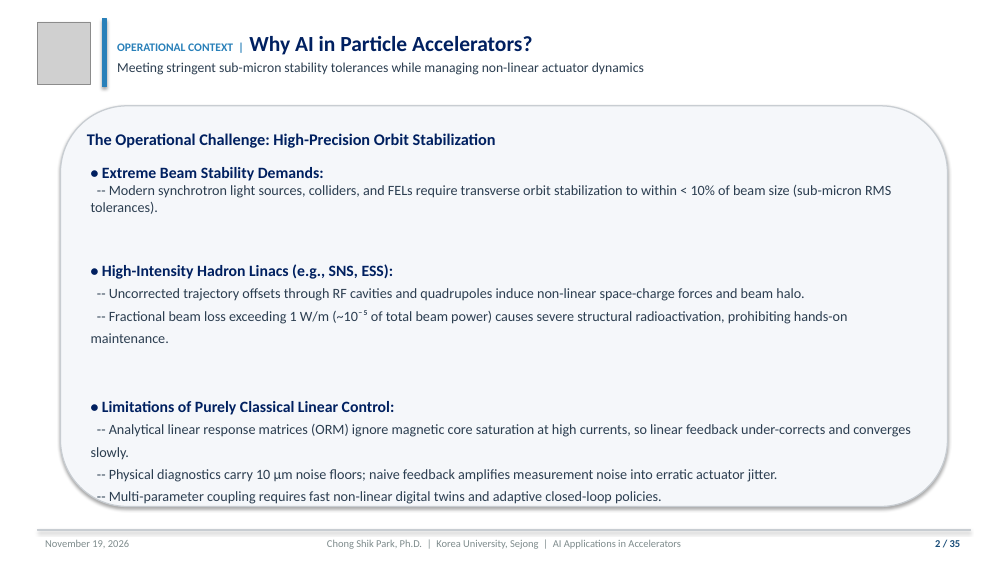
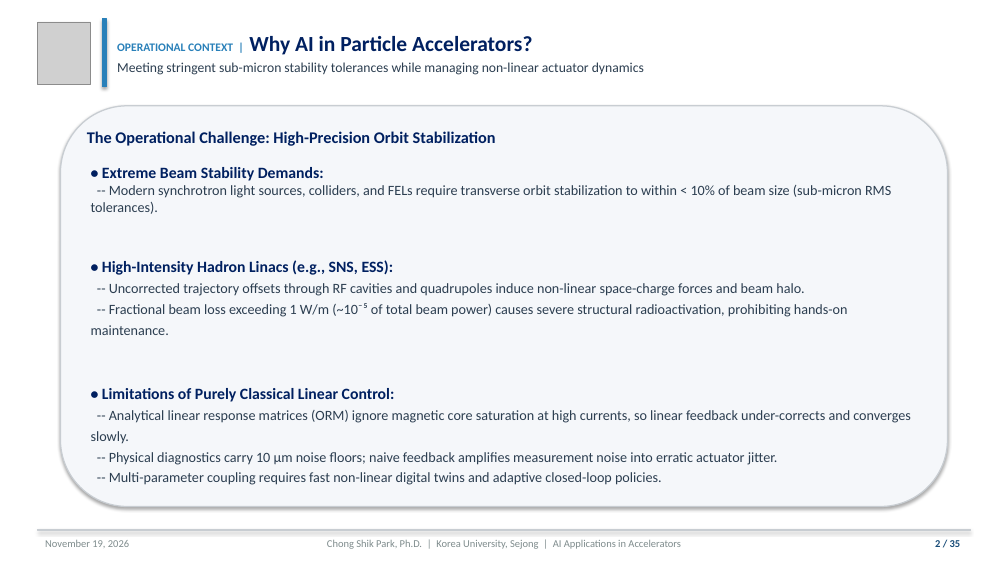
Before and after one commit to cspark7701/ai4acc-mini-hackathon, a slide deck: slide 2 of presentations/Lecture_1_AI_ML_Foundations_and_Control_Slides.pptx. Drawn at 1008x567 pixels with LibreOffice and Linux fonts; fonts in the diff are those of the drawing; grey boxes stand for pictures. Boxes give left, top, right and bottom in pixels: in the first picture for what was removed or moved away, otherwise in the second. Text is boxed around its words. In the diff, an @@ line names an element or a change of style, - is before the commit and + after.

Commit message:
Refit slide 2 after its text change
The reworded bullet on slide 2 added a line, so its text ended at 6.76 in in the LaTeX deck, past the 6.70 in card bottom, and at 6.69 in in the PPTX. Reduce the slide's line spread in both builds so the text ends at 6.48 in and 6.44 in. Validate by measuring text bottoms on all 35 slides of the rebuilt PDF and on the rebuilt PPTX rendered with LibreOffice; the other PPTX slides are unchanged.

Files:
 M  presentations/Lecture_1_AI_ML_Foundations_and_Control_Slides.pdf
 M  presentations/Lecture_1_AI_ML_Foundations_and_Control_Slides.pptx
 M  presentations/Lecture_1_AI_ML_Foundations_and_Control_Slides.tex
 M  scripts/build_lecture_1_pptx.py

```diff
--- a/presentations/Lecture_1_AI_ML_Foundations_and_Control_Slides.pptx
+++ b/presentations/Lecture_1_AI_ML_Foundations_and_Control_Slides.pptx
@@ text "The Operational Challenge: High-Precision Orbit ..." at box(87, 131, 496, 146): line spacing 1.31 to 1.22 @@
@@ text "• Extreme Beam Stability Demands: ..." at box(91, 167, 911, 485): line spacing 1.31 to 1.22 @@
```
Also in this commit, not shown: 3 other files.
